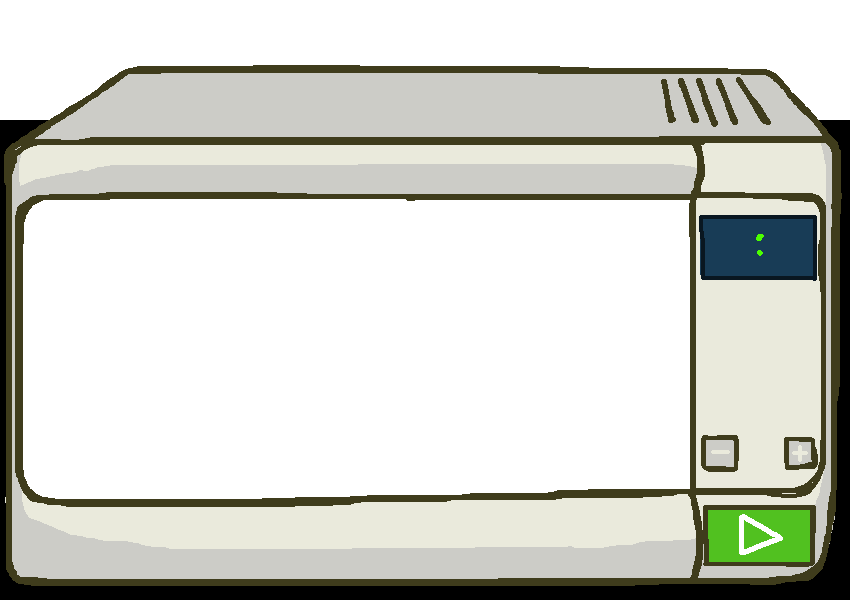
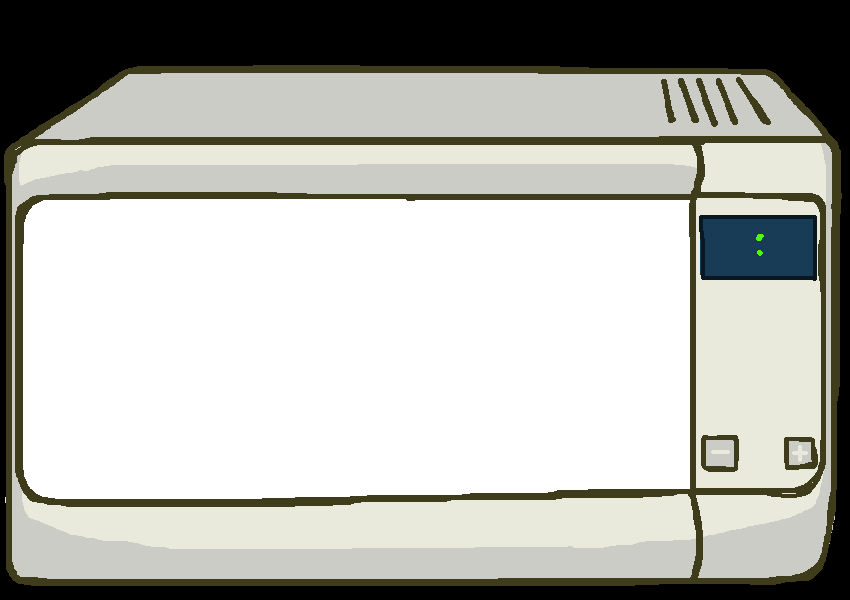
Before/after of a 850 x 600 layered artwork. What changed in the layer stack:
removed layer "button_outline2" over (703, 506, 816, 567)
removed layer "button_outline1" over (703, 505, 815, 567)
removed layer "button_outline0" over (704, 505, 816, 566)
removed layer "button_text" over (739, 514, 783, 555)
removed layer "button_background" over (705, 506, 814, 564)
